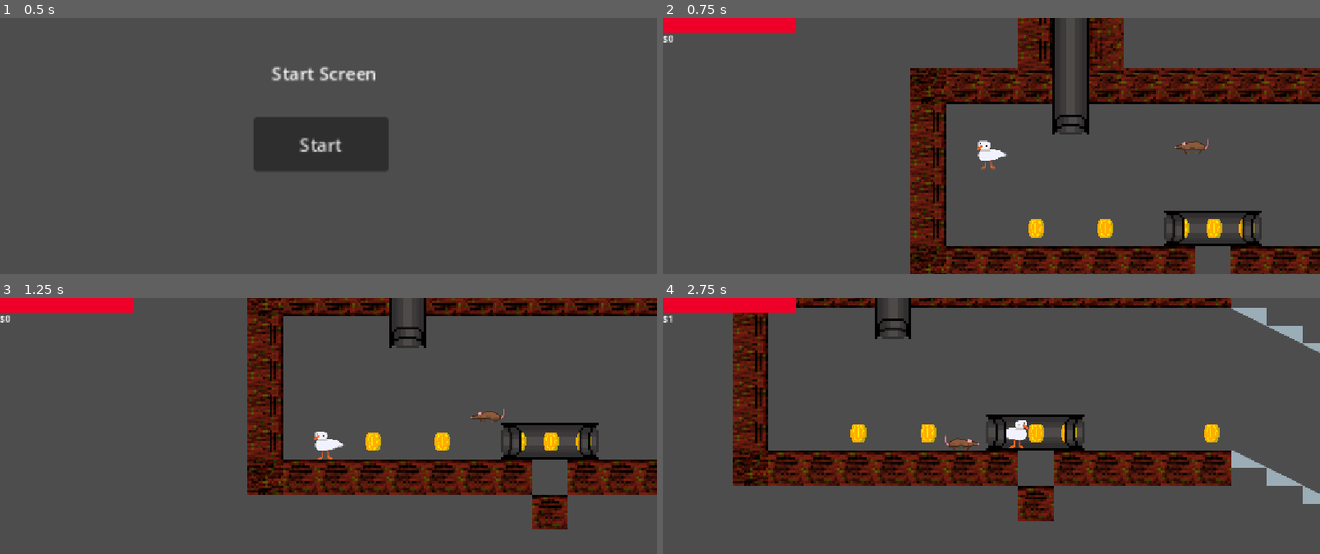
Above: before the commit, frames 1-4 (two rows, left to right).
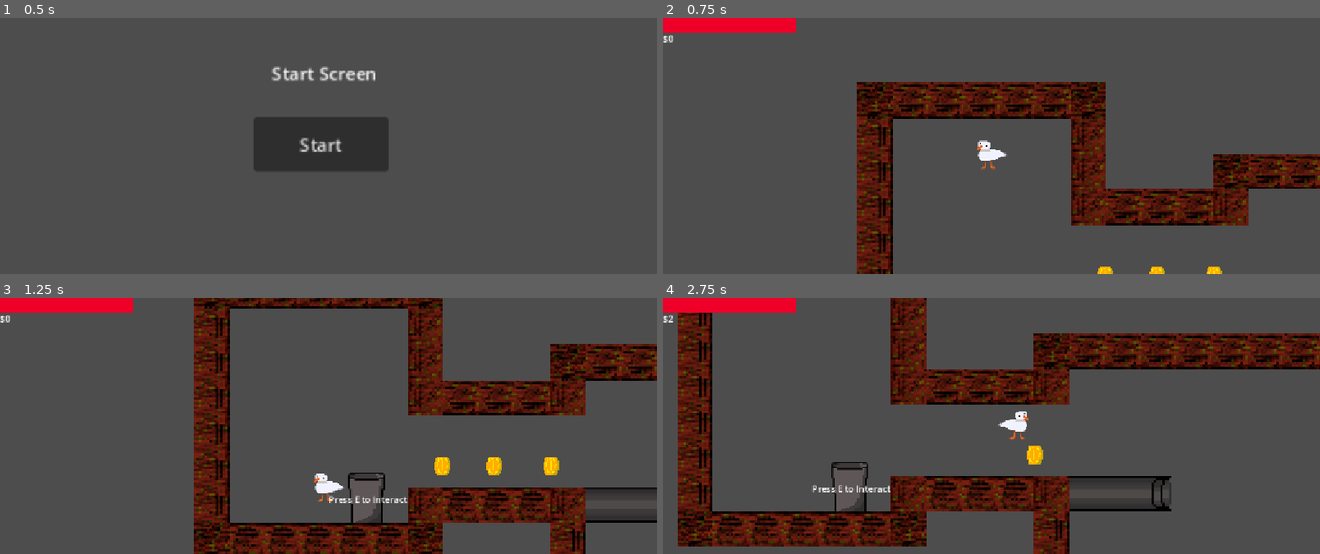
Above: after the commit, the same moments.

Repository: Mango-The-Froot/Duhk
Game: Godot game, scene res://Collab/Scenes/StartScreen.tscn
Same seed, same stepped clock (60 frames per second), same inputs: the game is played once before the commit and once after it.
Inputs:
- Up to frame 1 (0.5 s): no input
- Up to frame 2 (0.75 s): click "Start" at 0.5 s
- Up to frame 3 (1.25 s): no input
- Up to frame 4 (2.75 s): tap E at 1.25, 2 s; hold Right (Right) from 1.28 s (still down); tap Space (Jump) at 1.35, 1.52, 1.82, 2.27, 2.3, 2.57 s; tap Shift (Dash) at 2.1 s

Frame 1 is identical in both runs. In frame 2, 34% of the frame differs, in the area x 29-100%, y 0-100%; in frame 3, 38%; in frame 4, 43%, in the area x 0-100%, y 0-100%.

Commit message:
did some shi

Diff:
--- a/Collab/Scenes/Duhk.tscn
+++ b/Collab/Scenes/Duhk.tscn
@@ -199,7 +199,7 @@
 layer_2/tile_data = PackedInt32Array(1703938, 524289, 8, 3276802, 1, 8, 4063246, 786433, 4, 4063254, 262145, 8, 1127224 …(743 unchanged characters)…
 
 [node name="Player" type="CharacterBody2D" parent="." unique_id=1561518963]
-position = Vector2(-102, 848)
+position = Vector2(-102, 1878)
 script = ExtResource("1_6lmjr")
 metadata/_edit_group_ = true
 
--- a/Collab/Scenes/character_body_2d.gd
+++ b/Collab/Scenes/character_body_2d.gd
@@ -20,12 +20,12 @@
 var hasGlide = false
 var canGlide = false
 
-var coyoteTime = 0
 var canTakeDamage = true
 
 @onready var healthBar = $CanvasLayer/HealthBar
 @onready var playerSprite = $PlayerAnims
 @onready var animate = $PlayerAnims
+@onready var coyoteTime = $CoyoteTime
 
 func _ready():
 	GlobalVar.playerBody = self
@@ -63,12 +63,9 @@
 	# Add the gravity.
 	if !is_on_floor():
 		velocity.y += gravity
-		coyoteTime -= 1
-	if is_on_floor():
-		coyoteTime = 30
 
 	# Handle jump.
-	if Input.is_action_just_pressed("Jump") && (is_on_floor() || coyoteTime > 0):
+	if Input.is_action_just_pressed("Jump") && is_on_floor():
 		velocity.y = JUMP_VELOCITY
 
 	# Get the input direction and handle the movement/deceleration.
@@ -94,10 +91,10 @@
 				velocity.y = JUMP_VELOCITY
 				feathers -= 1
 
+
 	#Resets air jumps once touching ground
 	if is_on_floor() && feathers == 0:
 		feathers = maxFeathers
-		coyoteTime = 30
 	checkHitbox()
 	move_and_slide()
 
Not shown: 1 places in Collab/Scenes/Duhk.tscn that only renumber resources
